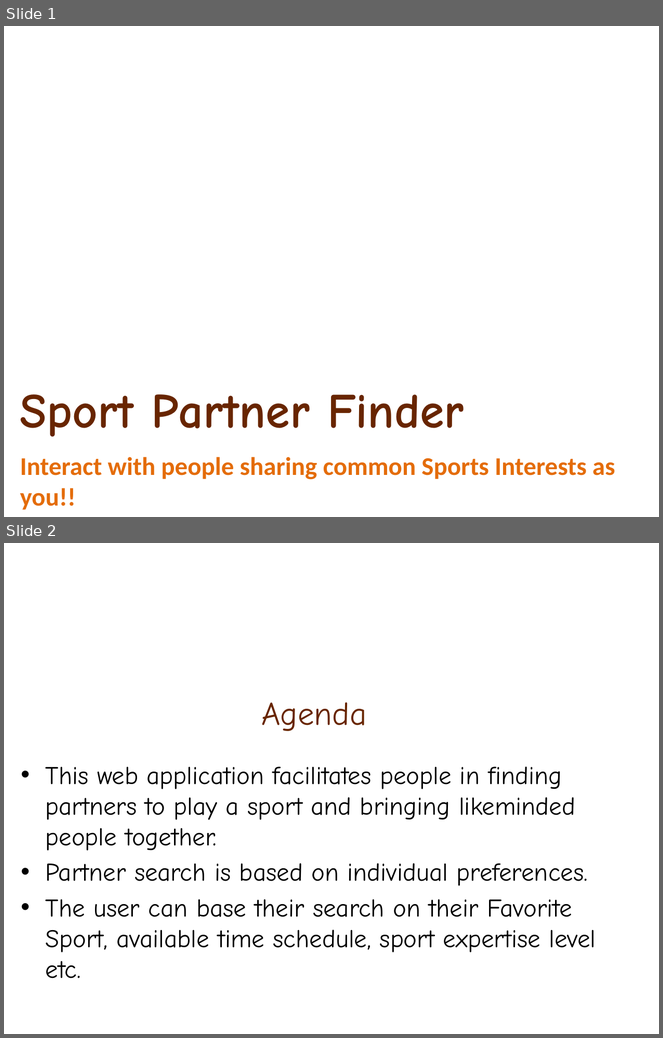
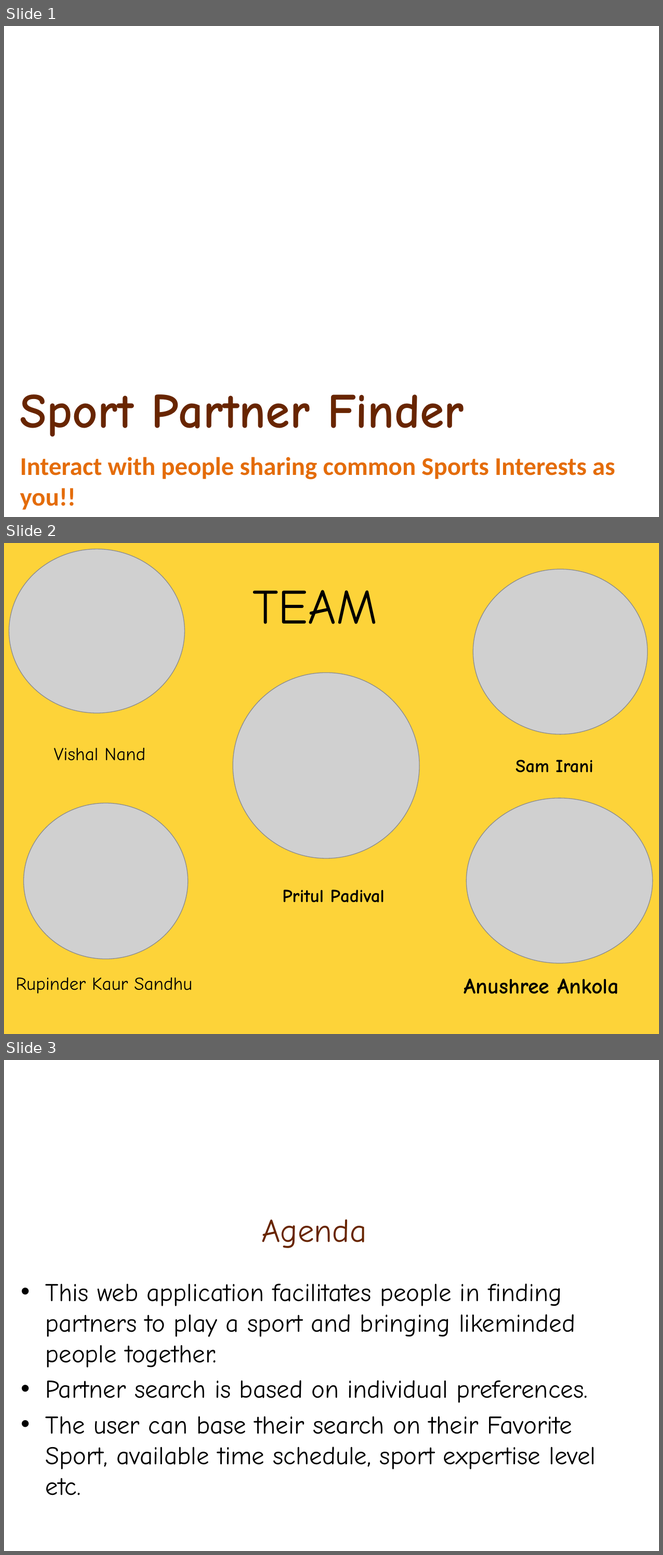
Before and after one commit to AnushreeAnkola/FindASportPartner, a slide deck: SportPartnerFinder.pptx. Shown one above the other, each under a label of ours: slides 1 and 2 before the commit, slides 1, 2 and 3 after it. The pictures are 663x1038 and 663x1555 pixels, drawn with LibreOffice and Linux fonts; fonts in the diff are those of the drawing; grey boxes stand for pictures; background and template pictures are left out. Boxes give left, top, right and bottom in pixels: in the first picture for what was removed or moved away, otherwise in the second. Text is boxed around its words. In the diff, an @@ line names an element or a change of style, - is before the commit and + after.

Commit message:
Final PPT

```diff
--- a/SportPartnerFinder.pptx
+++ b/SportPartnerFinder.pptx
@@ slide 2 added at [4, 543, 659, 1034], background #FDD339 @@
@@ picture added at [9, 549, 185, 714] @@
@@ picture added at [473, 569, 647, 734] @@
@@ text added at [253, 590, 377, 624], 54 pt, text #000000 @@
+TEAM
@@ picture added at [233, 672, 419, 859] @@
@@ text added at [54, 748, 145, 761], 20 pt, text #000000 @@
+Vishal Nand
@@ text added at [516, 760, 594, 773], 20 pt, text #000000, bold @@
+Sam Irani
@@ picture added at [24, 803, 188, 959] @@
@@ picture added at [467, 798, 652, 964] @@
@@ text added at [282, 890, 385, 903], 20 pt, text #000000, bold @@
+Pritul Padival
@@ text added at [16, 978, 192, 994], 20 pt, text #000000 @@
+Rupinder Kaur Sandhu
@@ text added at [464, 979, 619, 994], 24 pt, text #000000, bold @@
+Anushree Ankola
@@ what was slide 2 is now slide 3 @@
```
Also in this commit, not shown: 1 other slide added.
